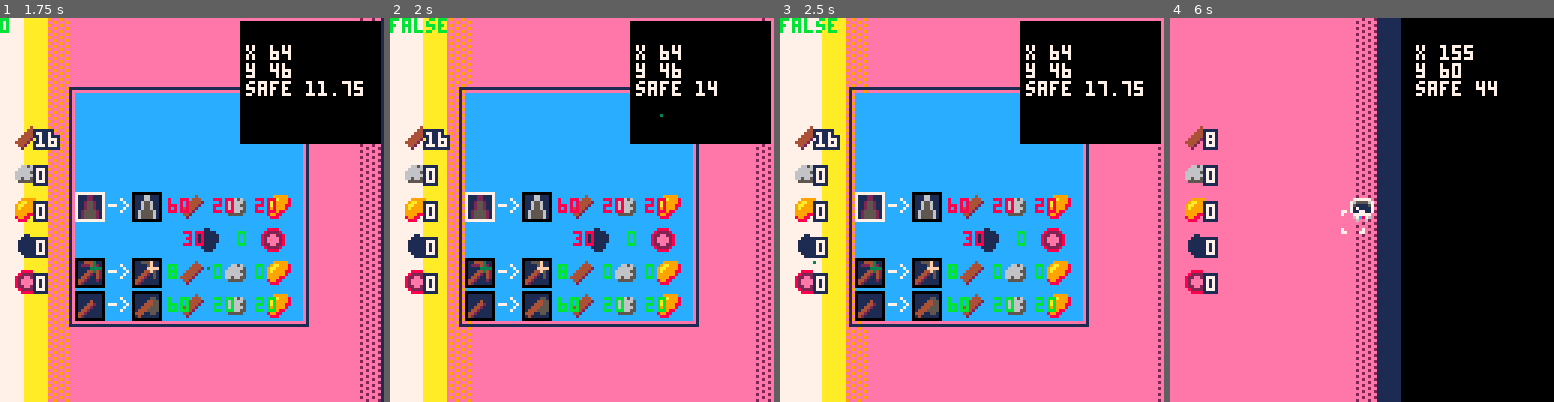
Above: before the commit, frames 1-4 (left to right).
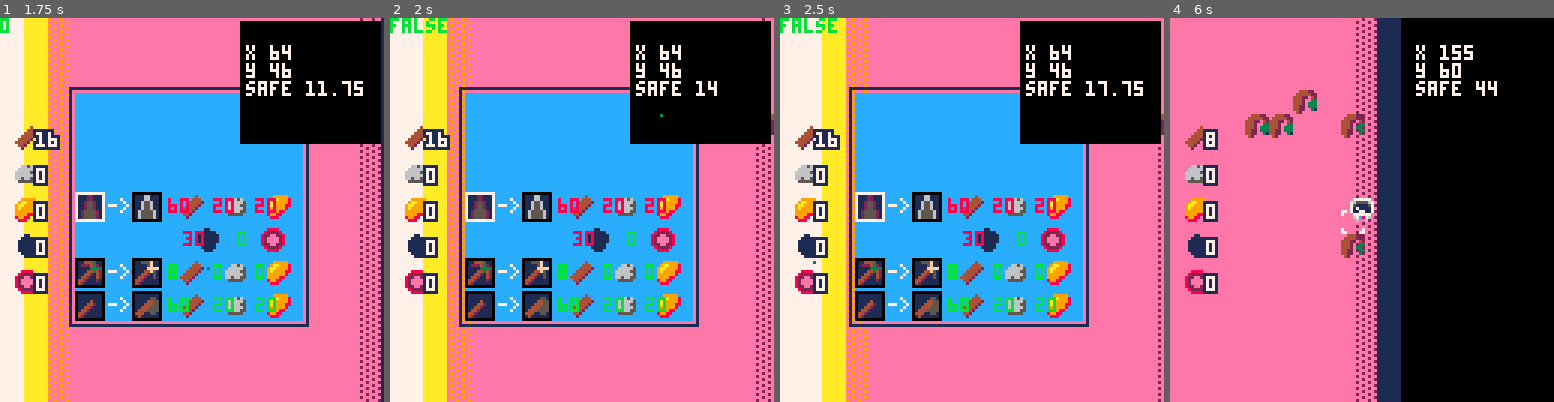
Above: after the commit, the same moments.

Repository: ARKANYOTA/ludumdare47
Game: PICO-8 cartridge arkanv1.p8
The game is run twice, just before and just after one commit, with the same random seed, the same clock (stepped at 60 frames per second) and the same inputs.
Inputs (mouse positions are in pixels of both pictures, inside the frame that each line leads up to):
- Up to frame 1 (1.75 s): tap X (X key) at 0.33, 0.7, 1.43 s; click (157, 121) at 0.67 s; tap O (Z key) at 1.07 s; click (218, 267) at 1.22 s
- Up to frame 2 (2 s): click (670, 114) at 1.77 s; tap O (Z key) at 1.8 s
- Up to frame 3 (2.5 s): click (826, 259) at 2.32 s; hold Right from 2.33 s (still down); tap O (Z key) at 2.43 s
- Up to frame 4 (6 s): tap X (X key) every 0.52 s from 2.58 to 5.68 s; click (1277, 106) at 2.87 s; tap O (Z key) every 0.63 s from 3.07 to 5.6 s; release Right at 3.33 s; hold Right 3.38-4.22 s; click (1342, 256) at 3.42 s; click (1404, 102) at 3.97 s; hold Up 4.27-4.67 s; click (1465, 248) at 4.52 s; hold Right 4.72-5.72 s; click (1231, 94) at 5.07 s; click (1292, 244) at 5.62 s; hold Down from 5.77 s (still down)

Frame 1 is identical in both runs. In frame 2, less than 0.1% of the frame differs, in the area x 99-100%, y 25-31%; in frame 3, less than 0.1%; in frame 4, 1.4%, in the area x 19-51%, y 18-63%.

Commit message:
nice version (not really)

Diff:
--- a/arkanv1.p8
+++ b/arkanv1.p8
@@ -94,8 +94,32 @@
 		if clock%6==0 then
 			safex+=0.75
 		end
-		for i=1,17 do
-		  mget()
+
+		if(clock%6==0 and
+		(safex\1)%8==0) then
+		  for i=1,17 do
+		    mat=mget(safex\8+1,i)
+		    if mat==80 then
+		      mset(safex\8+1,i,83)
+		    elseif mat==83 then
+		      mset(safex\8+1,i,81)
+		    elseif mat==81 then
+		      mset(safex\8+1,i,82)
+		    elseif mat==82 then
+		      mset(safex\8+1,i,84)
+		    end
+		  end
+
+		  for i=1,17 do
+		    mat=mget(safex\8+15,i)
+		    if rnd(100)<4 and not
+		    (mat==81 or
+		    mat==82 or
+		    mat==83 or
+		    mat==84) then
+		      mset(safex\8+15,i,80)
+		    end
+		  end
 		end
 
   --mine
